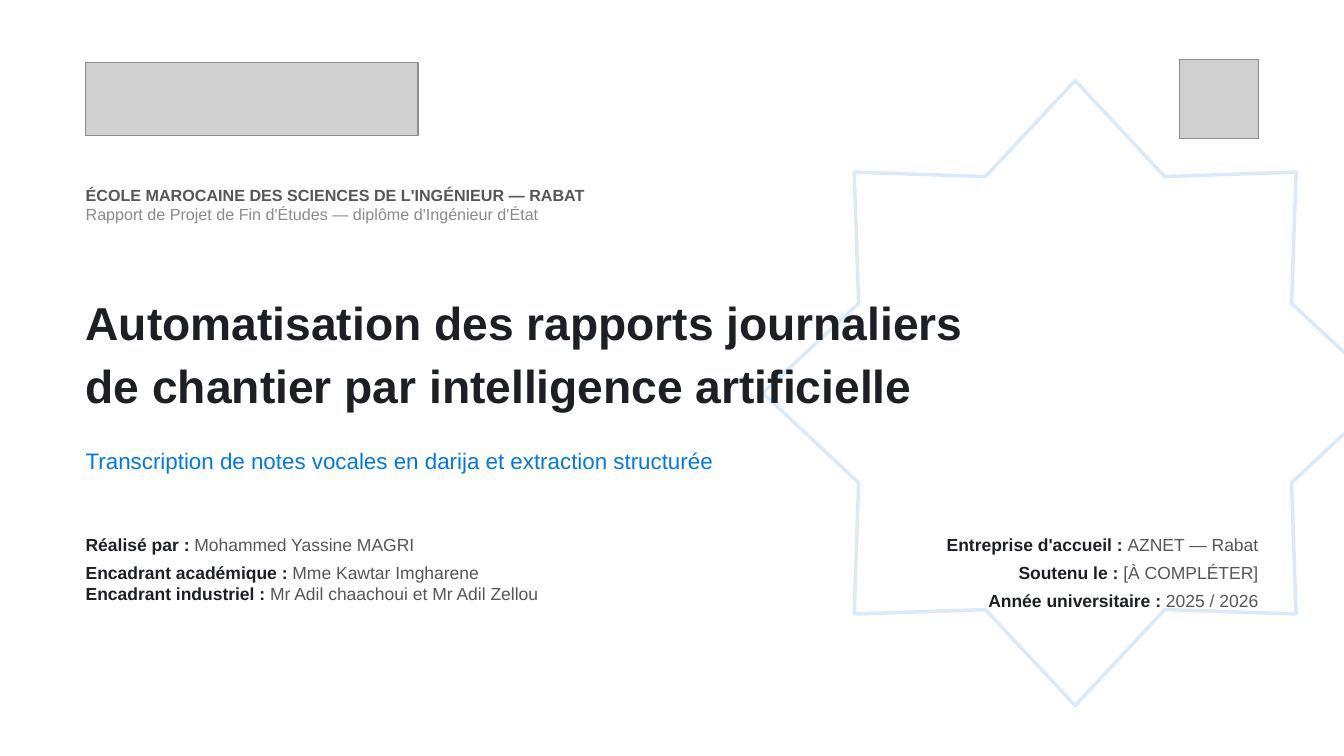
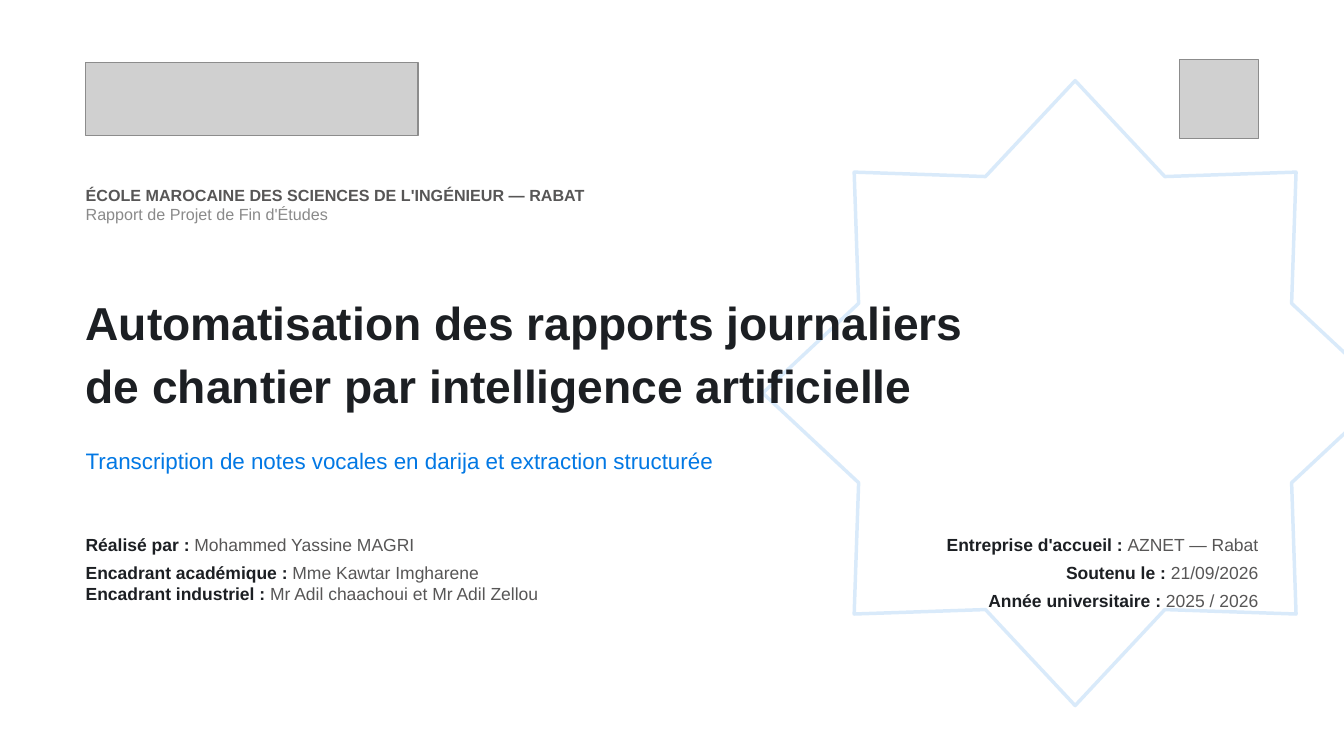
Before and after one commit to yassine808/PFE-aznet, a slide deck: slide 1 of Pres+report/Soutenance-PFE.pptx. Drawn at 1344x756 pixels with LibreOffice and Linux fonts; fonts in the diff are those of the drawing; grey boxes stand for pictures. Boxes give left, top, right and bottom in pixels: in the first picture for what was removed or moved away, otherwise in the second. Text is boxed around its words. In the diff, an @@ line names an element or a change of style, - is before the commit and + after.

```diff
--- a/Pres+report/Soutenance-PFE.pptx
+++ b/Pres+report/Soutenance-PFE.pptx
@@ text at [86, 207, 328, 223]: text changed @@
-Rapport de Projet de Fin d'Études — diplôme d'Ingénieur d'État
+Rapport de Projet de Fin d'Études
@@ text at [1066, 566, 1258, 579]: text changed; text colour #575656 to #1C1F23; bold on @@
-Soutenu le : [À COMPLÉTER]
+Soutenu le : 21/09/2026
```
Also in this commit, not shown: 1 other slide changed.
